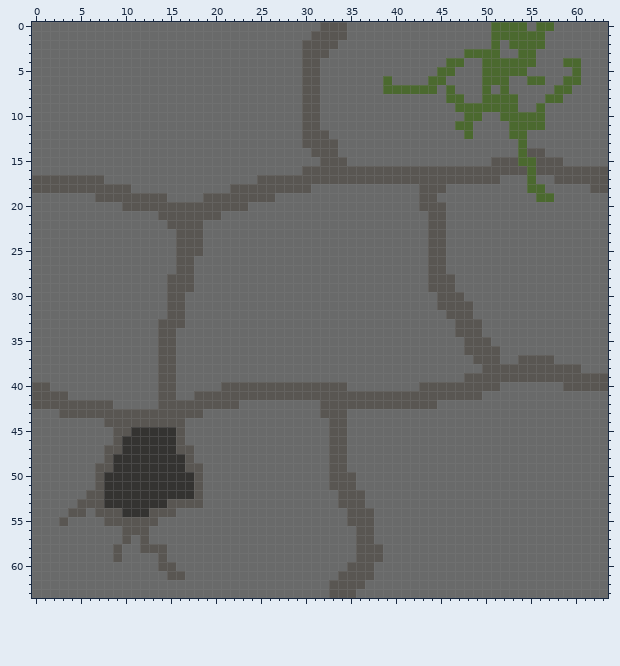
One commit to this pixel-art file: 1r/Disseny 3D/2D/TileSet/Terra_sencer2bis.ase. That is the earlier state.
64x64 pixels, 1 frame.
And afterwards:
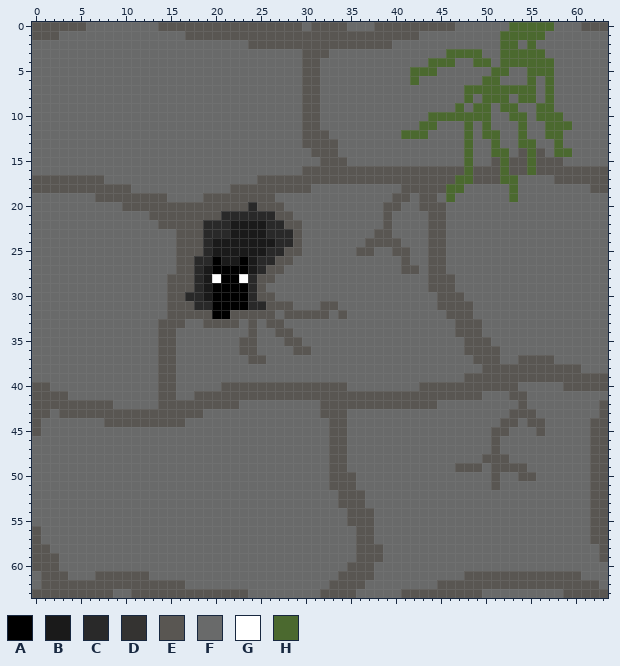
Palette (. is transparent): A #000000  B #1a1a1a  C #292929  D #343331  E #595652  F #696a6a  G #ffffff  H #4b692f
Difference:
y 0: x 0..5 FFFFFF -> EEEEEE; x 14..29 FFFFFFFFFFFFFFFF -> EEEEEEEEEEEEEEEE; x 31 F -> E; x 38..46 FFFFFFFFF -> EEEEEEEEE; x 51..52 HH -> FF; x 55 F -> H; x 61..63 FFF -> EEE
y 1: x 0..2 FFF -> EEE; x 17..30 FFFFFFFFFFFFFF -> EEEEEEEEEEEEEE; x 35..42 FFFFFFFF -> EEEEEEEE; x 51 H -> F
y 2: x 24..29 FFFFFF -> EEEEEE; x 34..39 FFFFFF -> EEEEEE; x 51..52 HF -> FH; x 54 H -> F; x 56 H -> F
y 3: x 46..47 FF -> HH; x 50..53 HHFF -> FFHH; x 56 F -> H
y 4: x 44..45 FF -> HH; x 47 H -> F; x 49 F -> H; x 51 H -> F; x 56..57 FF -> HH; x 59..60 HH -> FF
y 5: x 42..46 FFFHH -> HHHFF; x 50 H -> F; x 53..57 HHFFF -> FFHHH; x 60 H -> F
y 6: x 39 H -> F; x 42 F -> H; x 44..45 HH -> FF; x 52 H -> F; x 56..57 HF -> FH; x 59..60 HH -> FF
y 7: x 39..44 HHHHHH -> FFFFFF; x 46 H -> F; x 48..49 FF -> HH; x 51 F -> H; x 53..55 FFF -> HHH; x 57..59 FHH -> HFF
y 8: x 46..48 HHF -> FFH; x 53..55 HFF -> FHH; x 58 H -> F
y 9: x 48 H -> F; x 51 H -> F; x 57 F -> H
y 10: x 44..47 FFFF -> HHHH; x 50 F -> H; x 52 H -> F; x 55 H -> F; x 57..58 FF -> HH
y 11: x 43..44 FF -> HH; x 47 H -> F; x 50 F -> H; x 53 H -> F; x 55..59 HHFFF -> FFHHH
y 12: x 41..43 FFF -> HHH; x 50..51 FF -> HH; x 53 H -> F; x 57..58 FF -> HH
y 13: x 48 F -> H; x 51 F -> H; x 55 F -> H; x 58 F -> H
y 14: x 48 F -> H; x 51..52 FF -> HH; x 54..55 HE -> EH; x 58..59 FF -> HH
y 15: x 48 F -> H; x 52 E -> H; x 54 H -> E
y 16: x 48 E -> H; x 52 E -> H
y 17: x 47..48 EE -> HH; x 52..53 FF -> HH; x 55 H -> F
y 18: x 41..42 FF -> EE; x 46..47 FF -> HH; x 53 F -> H; x 55..56 HH -> FF
y 19: x 40..41 FF -> EE; x 46 F -> H; x 53 F -> H; x 56..57 HH -> FF
y 20: x 24..27 FFFF -> CEEE; x 39..40 FF -> EE
y 21: x 13 F -> E; x 21..28 FFFFFFFF -> CCCCCCEE; x 39 F -> E
y 22: x 14 F -> E; x 19..29 FFFFFFFFFFF -> CCCBBBBCCEE; x 39 F -> E
y 23: x 19..29 FFFFFFFFFFF -> CCCBBBBCCCE; x 38..39 FF -> EE
y 24: x 19..29 FFFFFFFFFFF -> CBBBBBBBCCE; x 37..40 FFFF -> EEEE
y 25: x 19..29 FFFFFFFFFFF -> CBBBBBBCCEE; x 36..37 FF -> EE; x 40..41 FF -> EE
y 26: x 18..28 FFFFFFFFFFF -> CCABBABCCEE; x 41 F -> E
y 27: x 18..27 FFFFFFFFFF -> CBAAAABCEE; x 41..42 FF -> EE
y 28: x 18..26 FFFFFFFFF -> CBGAAGCEE
y 29: x 18..25 FFFFFFFF -> CBAAAACE
y 30: x 17..26 FFFFFFFFFF -> CCBAAAACEE
y 31: x 17..28 FFFFFFFFFFFF -> ECCAAAACCEEE; x 32..33 FF -> EE
y 32: x 17..26 FFFFFFFFFF -> EEEAAEEEEE; x 28..32 FFFFF -> EEEEE; x 34 F -> E
y 33: x 19..22 FFFF -> EEEE; x 24 F -> E; x 26..27 FF -> EE
y 34: x 24 F -> E; x 27..28 FF -> EE
y 35: x 23..24 FF -> EE; x 28..29 FF -> EE
y 36: x 23..24 FF -> EE; x 29..30 FF -> EE
y 37: x 24..25 FF -> EE
y 40: x 52..53 FF -> EE
y 41: x 53..54 FF -> EE
y 42: x 54 F -> E; x 63 F -> E
y 43: x 0..1 FF -> EE; x 53..55 FFF -> EEE; x 63 F -> E
y 44: x 0 F -> E; x 52..53 FF -> EE; x 55..56 FF -> EE; x 62..63 FF -> EE
y 45: x 0 F -> E; x 9..16 EEDDDDDE -> FFFFFFFF; x 51..52 FF -> EE; x 56 F -> E; x 62..63 FF -> EE
y 46: x 9..16 EDDDDDDE -> FFFFFFFF; x 51 F -> E; x 62..63 FF -> EE
y 47: x 8..17 EEDDDDDDEE -> FFFFFFFFFF; x 51 F -> E; x 62..63 FF -> EE
y 48: x 8..17 EDDDDDDDDE -> FFFFFFFFFF; x 50..52 FFF -> EEE; x 62..63 FF -> EE
y 49: x 7..18 EEDDDDDDDDEE -> FFFFFFFFFFFF; x 47..49 FFF -> EEE; x 51..54 FFFF -> EEEE; x 62..63 FF -> EE
y 50: x 7..18 EDDDDDDDDDDE -> FFFFFFFFFFFF; x 51 F -> E; x 54..55 FF -> EE; x 62..63 FF -> EE
y 51: x 7..18 EDDDDDDDDDDE -> FFFFFFFFFFFF; x 51 F -> E; x 62..63 FF -> EE
y 52: x 6..18 EEDDDDDDDDDDE -> FFFFFFFFFFFFF; x 62..63 FF -> EE
y 53: x 5..18 EEEDDDDDDDEEEE -> FFFFFFFFFFFFFF; x 62..63 FF -> EE
y 54: x 4..5 EE -> FF; x 7..15 EEEDDDEEE -> FFFFFFFFF; x 62..63 FF -> EE
y 55: x 3 E -> F; x 8..13 EEEEEE -> FFFFFF; x 62..63 FF -> EE
y 56: x 0 F -> E; x 10..12 EEE -> FFF; x 62..63 FF -> EE
y 57: x 0 F -> E; x 10 E -> F; x 12 E -> F; x 62..63 FF -> EE
y 58: x 0..1 FF -> EE; x 9 E -> F; x 12..14 EEE -> FFF; x 63 F -> E
y 59: x 0..2 FFF -> EEE; x 9 E -> F; x 14 E -> F; x 63 F -> E
y 60: x 0..2 FFF -> EEE; x 14..15 EE -> FF
y 61: x 1..3 FFF -> EEE; x 7..12 FFFFFF -> EEEEEE; x 15..16 EE -> FF; x 48..60 FFFFFFFFFFFFF -> EEEEEEEEEEEEE
y 62: x 1..16 FFFFFFFFFFFFFFFF -> EEEEEEEEEEEEEEEE; x 45..62 FFFFFFFFFFFFFFFFFF -> EEEEEEEEEEEEEEEEEE
y 63: x 0..8 FFFFFFFFF -> EEEEEEEEE; x 11..23 FFFFFFFFFFFFF -> EEEEEEEEEEEEE; x 32 F -> E; x 41..49 FFFFFFFFF -> EEEEEEEEE; x 59..63 FFFFF -> EEEEE
Changed places in both pictures, as pixel boxes (x1, y1, x2, y2):
changed: (32, 22, 86, 40)
changed: (149, 22, 608, 364)
changed: (401, 382, 608, 598)
changed: (32, 409, 248, 598)
changed: (320, 589, 329, 598)
